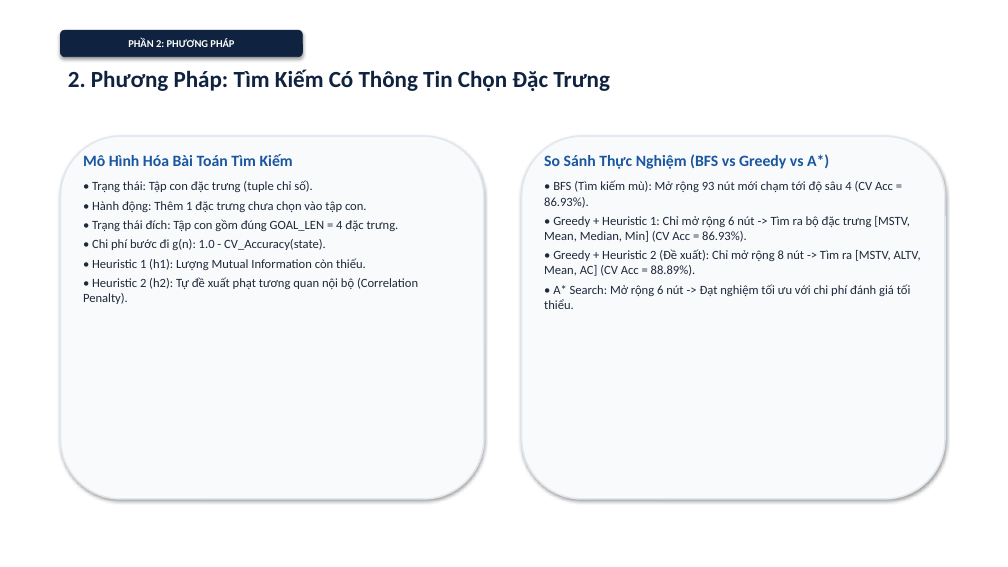
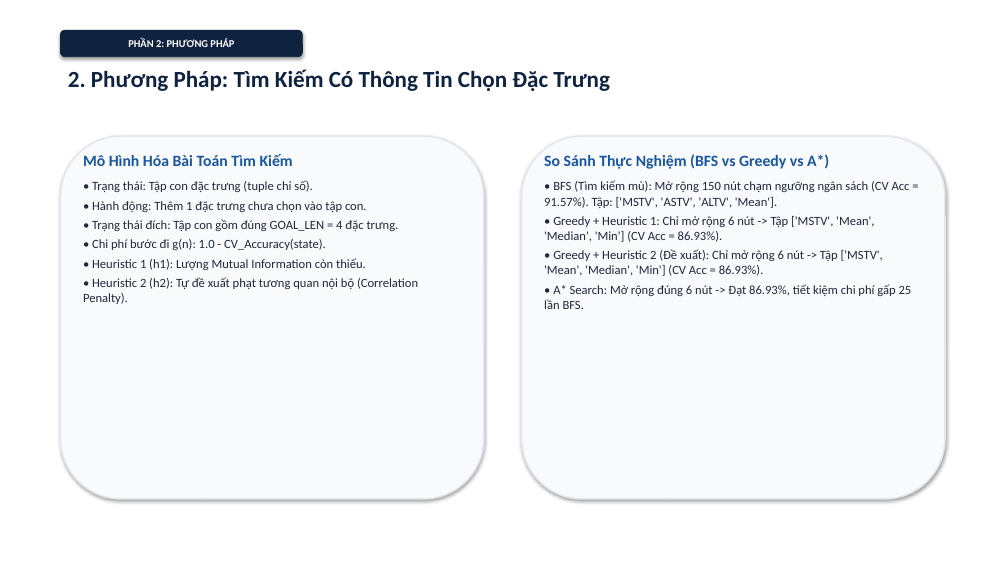
Before and after one commit to Escanor292/caimo, a slide deck: slide 7 of DT69_123000609_SlideThuyetTrinh.pptx. Drawn at 1008x567 pixels with LibreOffice and Linux fonts; fonts in the diff are those of the drawing. Boxes give left, top, right and bottom in pixels: in the first picture for what was removed or moved away, otherwise in the second. Text is boxed around its words. In the diff, an @@ line names an element or a change of style, - is before the commit and + after.

```diff
--- a/DT69_123000609_SlideThuyetTrinh.pptx
+++ b/DT69_123000609_SlideThuyetTrinh.pptx
@@ text at box(544, 180, 912, 309): text changed @@
-• BFS (Tìm kiếm mù): Mở rộng 93 nút mới chạm tới độ sâu 4 (CV Acc = 86.93%).
-• Greedy + Heuristic 1: Chỉ mở rộng 6 nút -> Tìm ra bộ đặc trưng [MSTV, Mean, Median, Min] (CV Acc = 86.93%).
-• Greedy + Heuristic 2 (Đề xuất): Chỉ mở rộng 8 nút -> Tìm ra [MSTV, ALTV, Mean, AC] (CV Acc = 88.89%).
-• A* Search: Mở rộng 6 nút -> Đạt nghiệm tối ưu với chi phí đánh giá tối thiểu.
+• BFS (Tìm kiếm mù): Mở rộng 150 nút chạm ngưỡng ngân sách (CV Acc = 91.57%). Tập: ['MSTV', 'ASTV', 'ALTV', 'Mean'].
+• Greedy + Heuristic 1: Chỉ mở rộng 6 nút -> Tập ['MSTV', 'Mean', 'Median', 'Min'] (CV Acc = 86.93%).
+• Greedy + Heuristic 2 (Đề xuất): Chỉ mở rộng 6 nút -> Tập ['MSTV', 'Mean', 'Median', 'Min'] (CV Acc = 86.93%).
+• A* Search: Mở rộng đúng 6 nút -> Đạt 86.93%, tiết kiệm chi phí gấp 25 lần BFS.
```
Also in this commit, not shown: 13 other slides changed, 15 other files.
